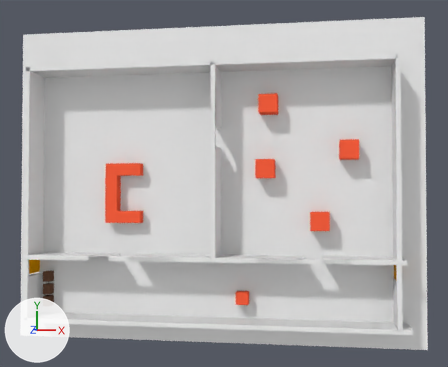
A saved change to the Blender file morse/fourwd/data/fourwd/environments/APPRAS_Scenarios.blend.
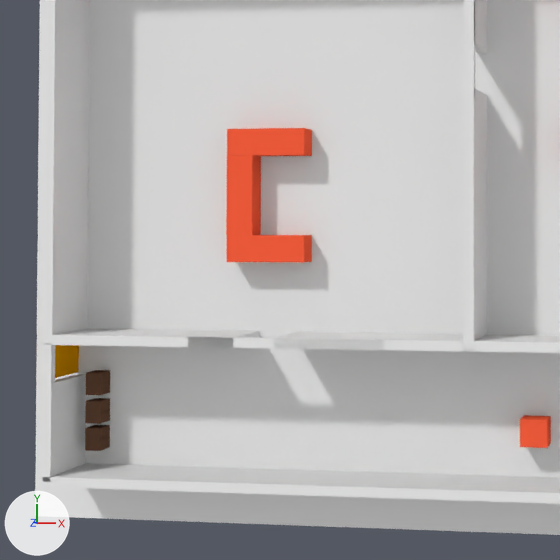
Old and new are each drawn whole from a 50 mm lens placed at (10.69, 0.53, 51.46), pointed at (2.75, 1.95, 1.05) and again close up on the part from 1% to 57% of the width and 29% to 97% of the height. Lighting does not change. The marker at lower left points along +X, +Y and +Z.

Before the edit, the objects in view are built like this:
```python
me_cube_035 = bpy.data.meshes.new('Cube.035')
me_cube_035.from_pydata(...)  # a box spanning x 0.1..0.6, y 9.7..16.7, z -24.2..14.6
me_cube_035.materials.append(mat_material_040)  # white #e7e7e7
me_whiteboard_002 = bpy.data.meshes.new('whiteboard.002')
me_whiteboard_002.from_pydata(...)  # a box spanning x -0.5..0.5, y -0.5..0.5, z -0.5..0.5
me_whiteboard_002.materials.append(mat_material_012)  # red #f95f3d
me_whiteboard_010 = bpy.data.meshes.new('whiteboard.010')
me_whiteboard_010.from_pydata(...)  # a box spanning x -0.5..0.5, y -0.5..0.5, z -0.5..0.5
me_whiteboard_010.materials.append(mat_material_014)  # red #f95f3d
me_whiteboard_034 = bpy.data.meshes.new('whiteboard.034')
me_whiteboard_034.from_pydata(...)  # a box spanning x -0.5..0.5, y -0.5..0.5, z -0.5..0.5
me_whiteboard_034.materials.append(mat_material)  # red #f95f3d
ob_cube_013 = bpy.data.objects.new('Cube.013', me_cube_035)
ob_cube_013.location = (1.87, -0.54, 1.81)
ob_cube_013.scale = (0.727, 0.727, 0.075)
ob_whiteboard_000 = bpy.data.objects.new('whiteboard.000', me_whiteboard_002)
ob_whiteboard_000.location = (-6.91, 1.18, 0.52)
ob_whiteboard_000.scale = (1.0, 3.0, 1.0)
ob_whiteboard_003 = bpy.data.objects.new('whiteboard.003', me_whiteboard_010)
ob_whiteboard_003.location = (-5.9, 3.18, 0.52)
ob_whiteboard_003.scale = (3.0, 1.0, 1.0)
ob_whiteboard_034 = bpy.data.objects.new('whiteboard.034', me_whiteboard_034)
ob_whiteboard_034.location = (-5.9, -0.83, 0.52)
ob_whiteboard_034.scale = (3.0, 1.0, 1.0)
# also in view: 'Cube.012' at (2.14, 0.35, 1.45); 'whiteboard.001' at (4.2, -7.44, 0.52); 'Cube.016' at (-13.61, -7.55, 1.45); 'Cube.011' at (5.57, -4.16, 1.45); 'Cube.008' at (-4.53, -4.16, 2.75)
```
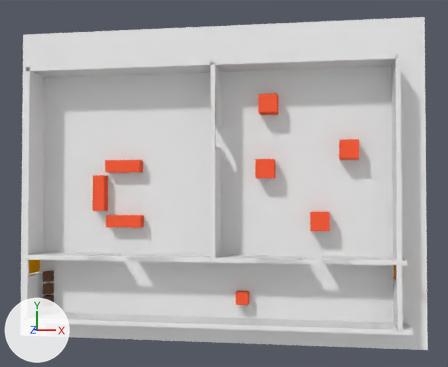
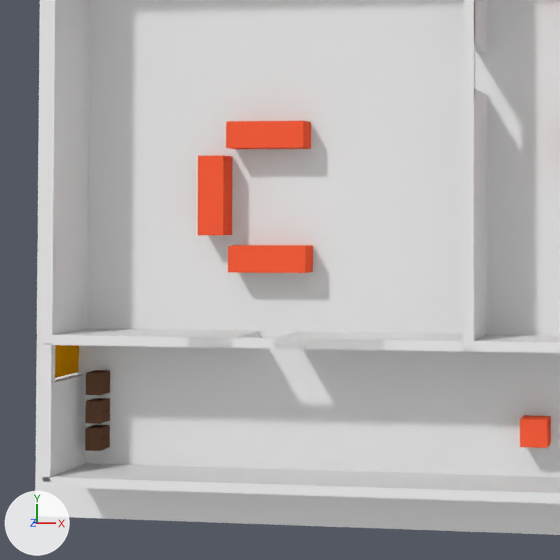
Diff of the bpy script that builds the scene:
```diff
--- a/morse/fourwd/data/fourwd/environments/APPRAS_Scenarios.blend.py
+++ b/morse/fourwd/data/fourwd/environments/APPRAS_Scenarios.blend.py
@@ ob_whiteboard_034 @@
 ob_whiteboard_034 = bpy.data.objects.new('whiteboard.034', me_whiteboard_034)
-ob_whiteboard_034.location = (-5.9, -0.83, 0.52)
+ob_whiteboard_034.location = (-5.84, -1.21, 0.52)
 ob_whiteboard_034.scale = (3.0, 1.0, 1.0)
@@ ob_whiteboard_000 @@
 ob_whiteboard_000 = bpy.data.objects.new('whiteboard.000', me_whiteboard_002)
-ob_whiteboard_000.location = (-6.91, 1.18, 0.52)
+ob_whiteboard_000.location = (-8.05, 1.18, 0.52)
 ob_whiteboard_000.scale = (1.0, 3.0, 1.0)
@@ ob_whiteboard_003 @@
 ob_whiteboard_003 = bpy.data.objects.new('whiteboard.003', me_whiteboard_010)
-ob_whiteboard_003.location = (-5.9, 3.18, 0.52)
+ob_whiteboard_003.location = (-5.94, 3.45, 0.52)
 ob_whiteboard_003.scale = (3.0, 1.0, 1.0)
```

Where the change shows, as pixel boxes (x1, y1, x2, y2) in the close-ups (560 x 560 px):
'whiteboard.000', moved: before (226, 155, 261, 235); after (198, 155, 232, 235)
'whiteboard.034', moved: before (227, 235, 312, 263); after (228, 245, 313, 273)
'whiteboard.003', moved: before (227, 128, 312, 156); after (226, 121, 311, 149)
